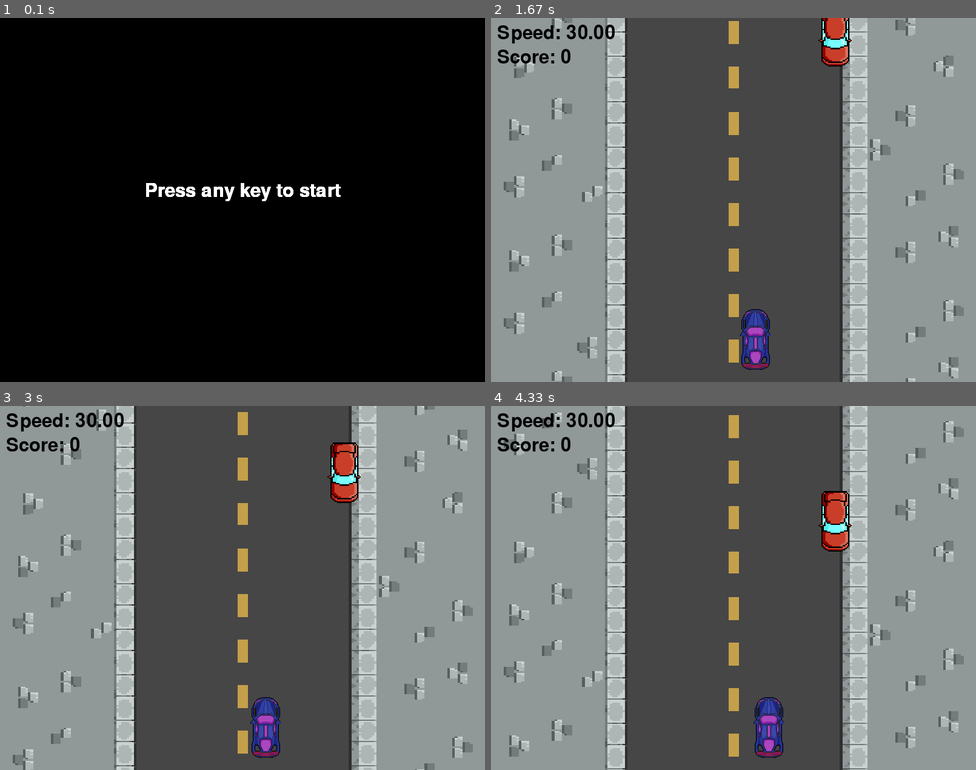
Above: before the commit, frames 1-4 (two rows, left to right).
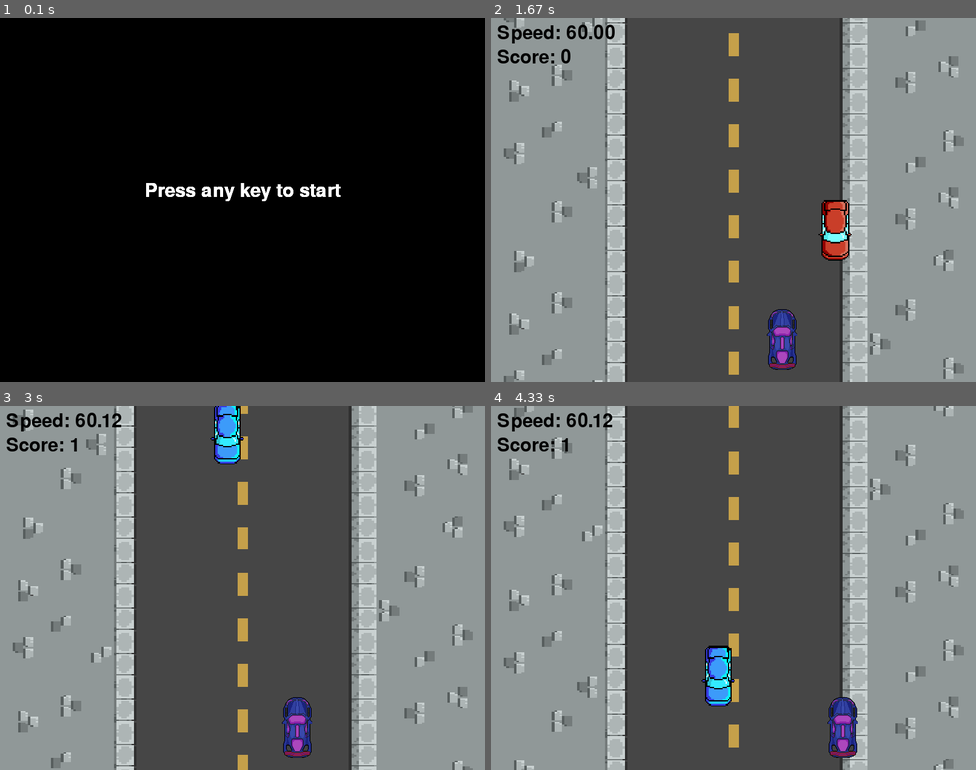
Above: after the commit, the same moments.

Repository: the-akira/PyGameDev
Game: pygame game, started from Exemplos/Car Game/main.py
Two runs of this game, one before a commit and one after it. Both use one fixed random seed, a clock stepped at 60 frames per second and the inputs below.
Inputs:
- Up to frame 1 (0.1 s): no input
- Up to frame 2 (1.67 s): hold Right 0.33-0.8 s; hold Right 0.83-1.3 s; hold Left from 1.33 s (still down)
- Up to frame 3 (3 s): release Left at 1.87 s; hold Left 1.9-2.3 s; hold Right 2.33-2.97 s
- Up to frame 4 (4.33 s): hold Left 3-3.47 s; hold Right 3.5-3.97 s; hold Right from 4 s (still down)

The runs differ from the first frame. In frame 1, less than 0.1% of the frame differs, in the area x 31-71%, y 45-50%; in frame 2, 16%, in the area x 2-98%, y 0-100%; in frame 3, 15%; in frame 4, 15%.

Commit message:
Car Game Otimizado

Diff:
--- a/Exemplos/Car Game/main.py
+++ b/Exemplos/Car Game/main.py
@@ -11,6 +11,10 @@
 window = pygame.display.set_mode((window_width, window_height))
 pygame.display.set_caption('Car Game')
 
+# Clock
+clock = pygame.time.Clock()
+FPS = 60
+
 # Load images
 car_img = pygame.image.load('assets/car.png')
 car_width, car_height = 50, 100
@@ -22,23 +26,22 @@
 obstacle_width, obstacle_height = 55, 100
 obstacle_colors = {
     "red": pygame.transform.scale(pygame.image.load('assets/car_red.png'), (obstacle_width, obstacle_height)).convert_alpha(),
-    "green": pygame.transform.scale(pygame.image.load('assets/car_green.png'),(obstacle_width, obstacle_height)).convert_alpha(),
-    "blue": pygame.transform.scale(pygame.image.load('assets/car_blue.png'),(obstacle_width, obstacle_height)).convert_alpha()
+    "green": pygame.transform.scale(pygame.image.load('assets/car_green.png'), (obstacle_width, obstacle_height)).convert_alpha(),
+    "blue": pygame.transform.scale(pygame.image.load('assets/car_blue.png'), (obstacle_width, obstacle_height)).convert_alpha()
 }
 obstacle_color = random.choice(list(obstacle_colors.keys()))
 
-# Set the initial position of the car
+# Set the initial position and speed of the car and obstacle
 car_x = window_width // 2 - car_width // 2
 car_y = window_height - car_height - 20
-car_speed = 1
+car_speed = 5
 
-# Y positions of the two background images for scrolling effect
 background_y1 = 0
 background_y2 = -window_height
 
-obstacle_x = random.randint(200, 480)
+obstacle_x = random.randint(200, 560)
 obstacle_y = -obstacle_height
-obstacle_speed = 1
+obstacle_speed = 5
 
 # Scoring
 score = 0
@@ -53,25 +56,19 @@
 game_state = WAITING_TO_START
 
 def check_collision(car_x, car_y, car_width, car_height, obstacle_x, obstacle_y, obstacle_width, obstacle_height):
-    if car_x + car_width > obstacle_x and car_x < obstacle_x + obstacle_width:
-        if car_y < obstacle_y + obstacle_height and car_y + car_height > obstacle_y:
-            return True
-    return False
+    return car_x + car_width > obstacle_x and car_x < obstacle_x + obstacle_width and car_y < obstacle_y + obstacle_height and car_y + car_height > obstacle_y
 
 def restart_game():
-    global car_x, car_y, car_speed, background_y1, background_y2, obstacle_x, obstacle_y, obstacle_speed, obstacle_color, score, game_state
+    global car_x, car_y, background_y1, background_y2, obstacle_x, obstacle_y, score, game_state
 
     car_x = window_width // 2 - car_width // 2
     car_y = window_height - car_height - 20
-    car_speed = 1
 
     background_y1 = 0
     background_y2 = -window_height
 
     obstacle_x = random.randint(200, 560)
     obstacle_y = -obstacle_height
-    obstacle_speed = 1
-    obstacle_color = random.choice(list(obstacle_colors.keys()))
 
     score = 0
 
@@ -88,53 +85,55 @@
 
     if game_state == RUNNING:
         keys = pygame.key.get_pressed()
-        if keys[pygame.K_LEFT] and car_x > 200:
+        if keys[pygame.K_LEFT]:
             car_x -= car_speed
-        if keys[pygame.K_RIGHT] and car_x < 560:
+        if keys[pygame.K_RIGHT]:
             car_x += car_speed
 
-        # Scroll the background
-        background_y1 += 1
-        background_y2 += 1
+        if car_x < 200:
+            car_x = 200
+        elif car_x > 605 - car_width:
+            car_x = 605 - car_width
+
+        background_y1 += 5
+        background_y2 += 5
         if background_y1 >= window_height:
             background_y1 = -window_height
         if background_y2 >= window_height:
             background_y2 = -window_height
 
-        # Move the obstacle down the screen
         obstacle_y += obstacle_speed
         if obstacle_y > window_height:
             obstacle_x = random.randint(200, 560)
             obstacle_y = -obstacle_height
             score += 1
-            obstacle_speed += 0.008
+            obstacle_speed += 0.01
             obstacle_color = random.choice(list(obstacle_colors.keys()))
 
         obstacle_img = obstacle_colors[obstacle_color]
 
-        # Check for collisions
         if check_collision(car_x, car_y, car_width, car_height, obstacle_x, obstacle_y, obstacle_width, obstacle_height):
             game_state = LOST
 
-        # Draw everything on the screen
-        window.fill((255, 255, 255))
         window.blit(background_img, (0, background_y1))
         window.blit(background_img, (0, background_y2))
         window.blit(car_img, (car_x, car_y))
         window.blit(obstacle_img, (obstacle_x, obstacle_y))
 
-    # Display the game state
-    if game_state == WAITING_TO_START:
-        start_text = score_font.render("Press any key to start", True, (255, 255, 255))
-        window.blit(start_text, (window_width // 2 - start_text.get_width() // 2, window_height // 2 - 30))
-    elif game_state == LOST:
-        lost_text = score_font.render("Game Over. Press any key to restart", True, (0, 0, 0))
-        window.blit(lost_text, (window_width // 2 - lost_text.get_width() // 2, window_height // 2 - 30))
-    else:
-        game_speed = score_font.render(f"Speed: {obstacle_speed * 30:.2f}", True, (0, 0, 0))
+        game_speed = score_font.render(f"Speed: {obstacle_speed * 12:.2f}", True, (0, 0, 0))
         window.blit(game_speed, (10, 10))
 
         score_text = score_font.render(f"Score: {score}", True, (0, 0, 0))
         window.blit(score_text, (10, 50))
 
+    elif game_state == WAITING_TO_START:
+        start_text = score_font.render("Press any key to start", True, (255, 255, 255))
+        window.blit(start_text, (window_width // 2 - start_text.get_width() // 2, window_height // 2 - 30))
+    else:
+        lost_text = score_font.render("Game Over. Press any key to restart", True, (0, 0, 0))
+        window.blit(lost_text, (window_width // 2 - lost_text.get_width() // 2, window_height // 2 - 30))
+        score = 0
+        obstacle_speed = 5
+
     pygame.display.update()
+    clock.tick(FPS)
